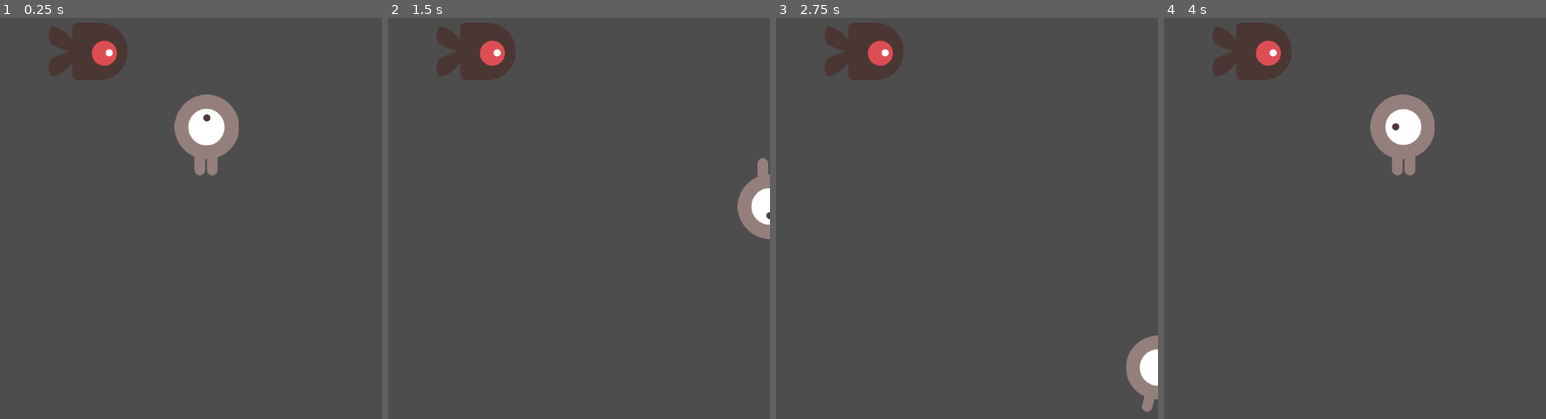
Above: before the commit, frames 1-4 (left to right).
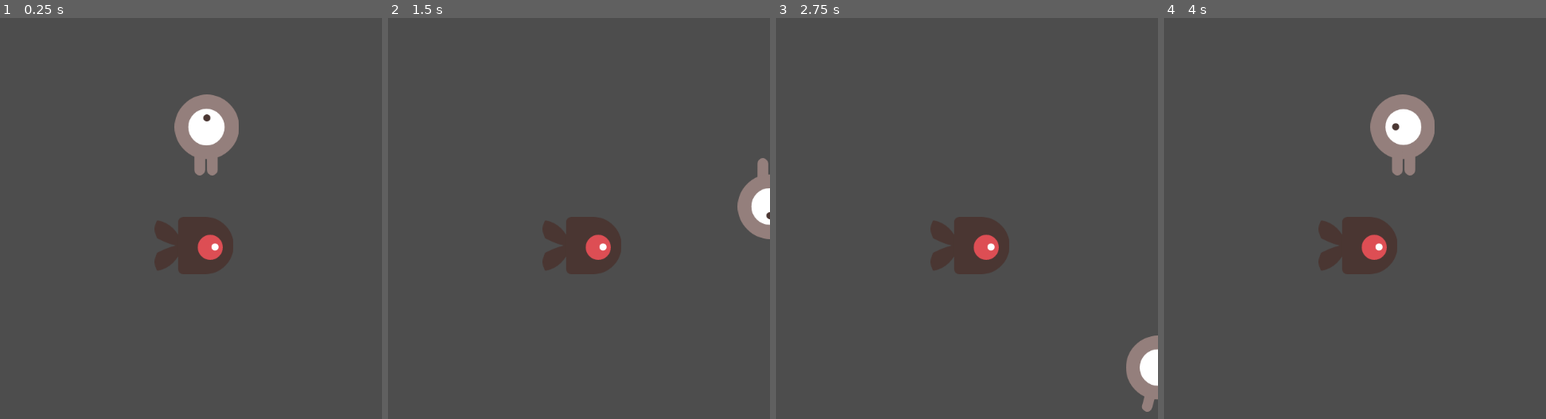
Above: after the commit, the same moments.

Repository: lizarbe513/Primer-juego-en-godot
Game: Godot game, scene res://node_2d.tscn
The game is run twice, just before and just after one commit, with the same random seed, the same clock (stepped at 60 frames per second) and the same inputs. The project has no main scene, so this scene is started directly.
Inputs:
- Up to frame 1 (0.25 s): no input
- Up to frame 2 (1.5 s): hold D (move_right) 0.53-1.28 s; hold S (move_down) from 1.28 s (still down)
- Up to frame 3 (2.75 s): release S (move_down) at 2.03 s; hold D (move_right) from 2.03 s (still down)
- Up to frame 4 (4 s): release D (move_right) at 2.78 s; hold W (move_up) 2.78-3.53 s; hold A (move_left) from 3.53 s (still down)

The runs differ from the first frame. In frame 1, 4.6% of the frame differs, in the area x 12-62%, y 1-64%; in frame 2, 4.6%; in frame 3, 4.6%; in frame 4, 4.6%.

Commit message:
Nueva escena añadida
Se añadio una nueva escena en donde ocurrira el juego, se añadieron los bordes y el movimiento de estos.

Diff:
--- /dev/null
+++ b/Main.tscn
@@ -0,0 +1,34 @@
+[gd_scene load_steps=4 format=3 uid="uid://byf428hev3u13"]
+
+[ext_resource type="Script" path="res://main.gd" id="1_ctaom"]
+[ext_resource type="PackedScene" uid="uid://o6s8iug44gfg" path="res://node_2d.tscn" id="1_fn5v5"]
+
+[sub_resource type="Curve2D" id="Curve2D_r5tws"]
+_data = {
+"points": PackedVector2Array(0, 0, 0, 0, 0, 0, 0, 0, 0, 0, 0, 0, 0, 0, 0, 0, 0, -4, 0, 0, 0, 0, 479, -3, 0, 0, 0, 0, 478, 718, 0, 0, 0, 0, 0, 715, 0, 0, 0, 0, 0, 0)
+}
+point_count = 7
+
+[node name="Main" type="Node"]
+script = ExtResource("1_ctaom")
+
+[node name="MobTimer" type="Timer" parent="."]
+wait_time = 0.5
+
+[node name="ScoreTimer" type="Timer" parent="."]
+
+[node name="StartTimer" type="Timer" parent="."]
+wait_time = 2.0
+one_shot = true
+
+[node name="StartPosition" type="Marker2D" parent="."]
+position = Vector2(240, 450)
+
+[node name="Node2D" parent="." instance=ExtResource("1_fn5v5")]
+position = Vector2(-19, -6)
+
+[node name="MobPath" type="Path2D" parent="."]
+curve = SubResource("Curve2D_r5tws")
+
+[node name="MobSpawnLocation" type="PathFollow2D" parent="MobPath"]
+position = Vector2(0, 0.25)
--- /dev/null
+++ b/main.gd
@@ -0,0 +1,12 @@
+extends Node
+@export var mob_scene: PackedScene
+var score
+
+# Called when the node enters the scene tree for the first time.
+func _ready() -> void:
+	pass # Replace with function body.
+
+
+# Called every frame. 'delta' is the elapsed time since the previous frame.
+func _process(delta: float) -> void:
+	pass
--- a/node_2d.tscn
+++ b/node_2d.tscn
@@ -98,7 +98,7 @@
 shape = SubResource("CapsuleShape2D_ivihq")
 
 [node name="Mob" type="RigidBody2D" parent="."]
-position = Vector2(111, 87)
+position = Vector2(244, 331)
 collision_mask = 0
 gravity_scale = 0.0
 script = ExtResource("6_b8ium")
